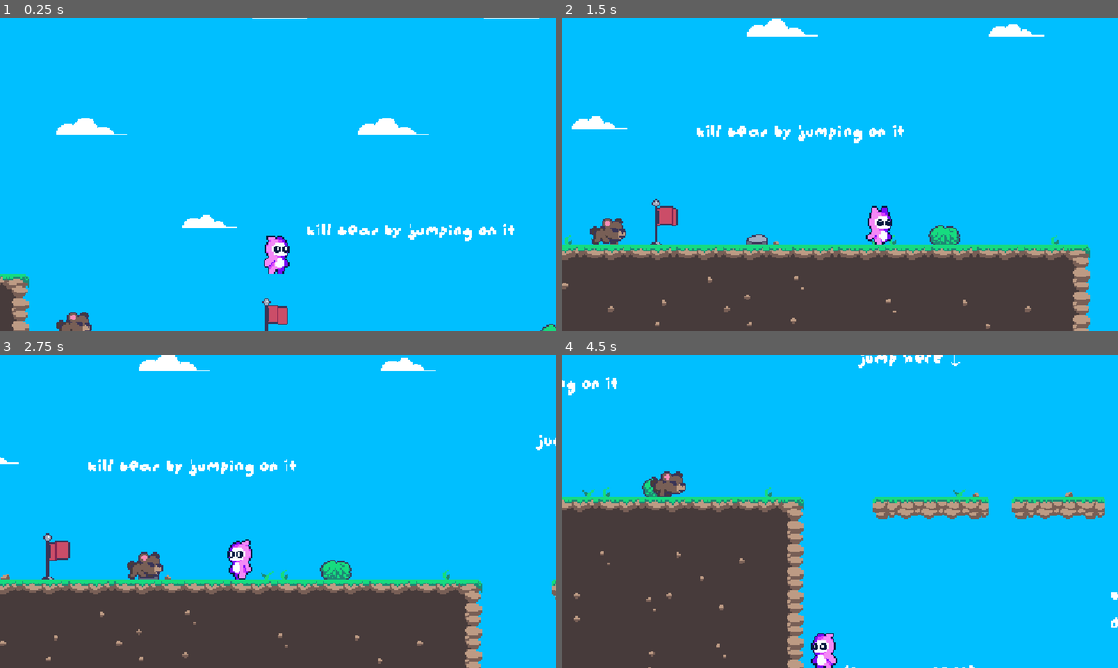
Above: before the commit, frames 1-4 (two rows, left to right).
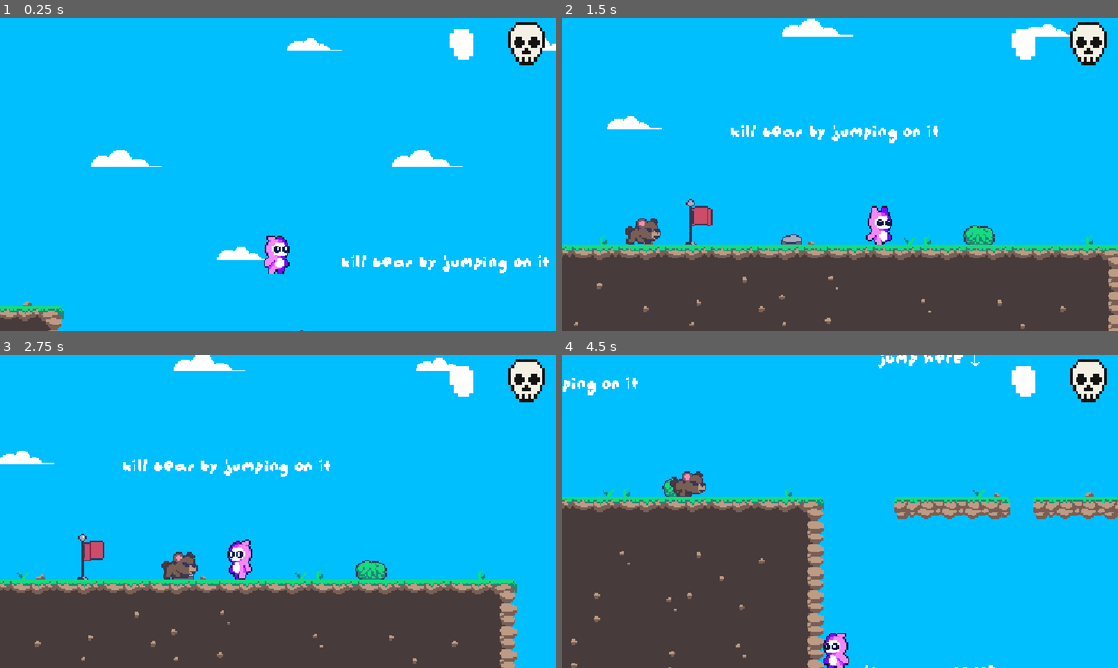
Above: after the commit, the same moments.

Repository: kocio07/Brackeys-game-jam
Game: Godot game, scene res://sceny/main.tscn
The game is run twice, just before and just after one commit, with the same random seed, the same clock (stepped at 60 frames per second) and the same inputs. This scene is started directly instead of the project's main scene.
Inputs:
- Up to frame 1 (0.25 s): no input
- Up to frame 2 (1.5 s): hold D (right) from 0.53 s (still down); tap X (start) at 0.6, 1.35 s; tap Space (jump) at 0.77 s
- Up to frame 3 (2.75 s): tap Space (jump) at 1.52 s; release D (right) at 2.03 s; hold A (left) from 2.03 s (still down); tap X (start) at 2.1 s
- Up to frame 4 (4.5 s): release A (left) at 2.78 s; hold D (right) 2.78-4.28 s; tap X (start) at 2.85, 3.6, 4.35 s; tap Space (jump) at 3.02, 3.77 s; hold A (left) from 4.28 s (still down)

The runs differ from the first frame. In frame 1, 6.2% of the frame differs, in the area x 0-100%, y 0-100%; in frame 2, 9.6%; in frame 3, 9.6%; in frame 4, 9.2%.

Commit message:
added bone assets and placeholder for dead counter

Diff:
--- a/nowy-projekt-gry/sceny/main.tscn
+++ b/nowy-projekt-gry/sceny/main.tscn
@@ -15,6 +15,7 @@
 [ext_resource type="AudioStream" uid="uid://dlv0nige33idm" path="res://assets/music/11. Dangerous Cave.wav" id="13_aclmx"]
 [ext_resource type="Texture2D" uid="uid://b56tvv2yvkosa" path="res://assets/Rocky Roads/Deco/bush.png" id="13_cwrqu"]
 [ext_resource type="Texture2D" uid="uid://b55s3c7atwr17" path="res://assets/Rocky Roads/Deco/rock.png" id="14_ghpb7"]
+[ext_resource type="Texture2D" uid="uid://b2y5t5nu8fwx5" path="res://assets/Skeleton_Bones/Pixel_Size_64x64/Skull_Normal.png" id="15_pbd1v"]
 [ext_resource type="PackedScene" uid="uid://bmhvq6x7i7i6e" path="res://killzone_wall.tscn" id="15_rr6wh"]
 [ext_resource type="PackedScene" uid="uid://bomkomr5urnuq" path="res://sceny/killzone-text.tscn" id="16_v4v28"]
 [ext_resource type="Script" uid="uid://baj6j84d0ptrq" path="res://sceny/en_text.gd" id="17_vf4ao"]
@@ -457,6 +458,10 @@
 sources/5 = SubResource("TileSetAtlasSource_aclmx")
 sources/6 = SubResource("TileSetAtlasSource_oxg6p")
 
+[sub_resource type="LabelSettings" id="LabelSettings_5rwrc"]
+font = ExtResource("12_lhsd8")
+font_size = 23
+
 [sub_resource type="RectangleShape2D" id="RectangleShape2D_4vuit"]
 size = Vector2(14.736389, 20.013577)
 
@@ -722,7 +727,33 @@
 tile_set = SubResource("TileSet_4vuit")
 
 [node name="Gracz" parent="." unique_id=724449849 instance=ExtResource("8_oxnlj")]
-position = Vector2(12, -66)
+position = Vector2(-12, -88)
+
+[node name="CanvasLayer" type="CanvasLayer" parent="Gracz" unique_id=182137539]
+
+[node name="Control" type="Control" parent="Gracz/CanvasLayer" unique_id=1346298046]
+layout_mode = 3
+anchors_preset = 0
+offset_right = 40.0
+offset_bottom = 40.0
+
+[node name="TextureRect" type="TextureRect" parent="Gracz/CanvasLayer/Control" unique_id=775339713]
+layout_mode = 0
+offset_left = 1040.0
+offset_top = 9.0
+offset_right = 1136.0
+offset_bottom = 104.0
+texture = ExtResource("15_pbd1v")
+
+[node name="Label" type="Label" parent="Gracz/CanvasLayer/Control" unique_id=142990879]
+layout_mode = 0
+offset_left = 932.00006
+offset_top = -2.0
+offset_right = 972.00006
+offset_bottom = 22.0
+scale = Vector2(5.5600004, 5.5600004)
+text = "0"
+label_settings = SubResource("LabelSettings_5rwrc")
 
 [node name="Camera2D" type="Camera2D" parent="Gracz" unique_id=232602826]
 position = Vector2(0, -31)
Binary file added: nowy-projekt-gry/assets/Skeleton_Bones/Pixel_Size_128x128/Bone_Blood.png
Not shown, added: nowy-projekt-gry/assets/Skeleton_Bones/Pixel_Size_128x128/Bone_Blood.png.import
Binary file added: nowy-projekt-gry/assets/Skeleton_Bones/Pixel_Size_128x128/Bone_Blood_Moss.png
Not shown, added: nowy-projekt-gry/assets/Skeleton_Bones/Pixel_Size_128x128/Bone_Blood_Moss.png.import
Binary file added: nowy-projekt-gry/assets/Skeleton_Bones/Pixel_Size_128x128/Bone_Normal.png
Not shown, added: nowy-projekt-gry/assets/Skeleton_Bones/Pixel_Size_128x128/Bone_Normal.png.import
Binary file added: nowy-projekt-gry/assets/Skeleton_Bones/Pixel_Size_128x128/Bone_Normal_Moss.png
Not shown, added: nowy-projekt-gry/assets/Skeleton_Bones/Pixel_Size_128x128/Bone_Normal_Moss.png.import
Binary file added: nowy-projekt-gry/assets/Skeleton_Bones/Pixel_Size_128x128/Bone_Old.png
Not shown, added: nowy-projekt-gry/assets/Skeleton_Bones/Pixel_Size_128x128/Bone_Old.png.import
Binary file added: nowy-projekt-gry/assets/Skeleton_Bones/Pixel_Size_128x128/Bone_Old_Blood.png
Not shown, added: nowy-projekt-gry/assets/Skeleton_Bones/Pixel_Size_128x128/Bone_Old_Blood.png.import
(and 213 more such lines)
